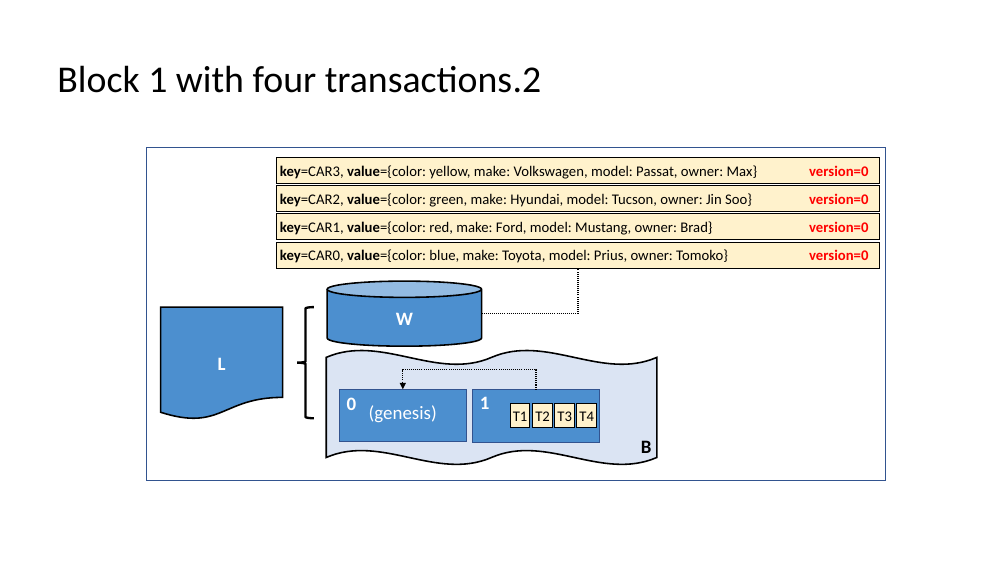
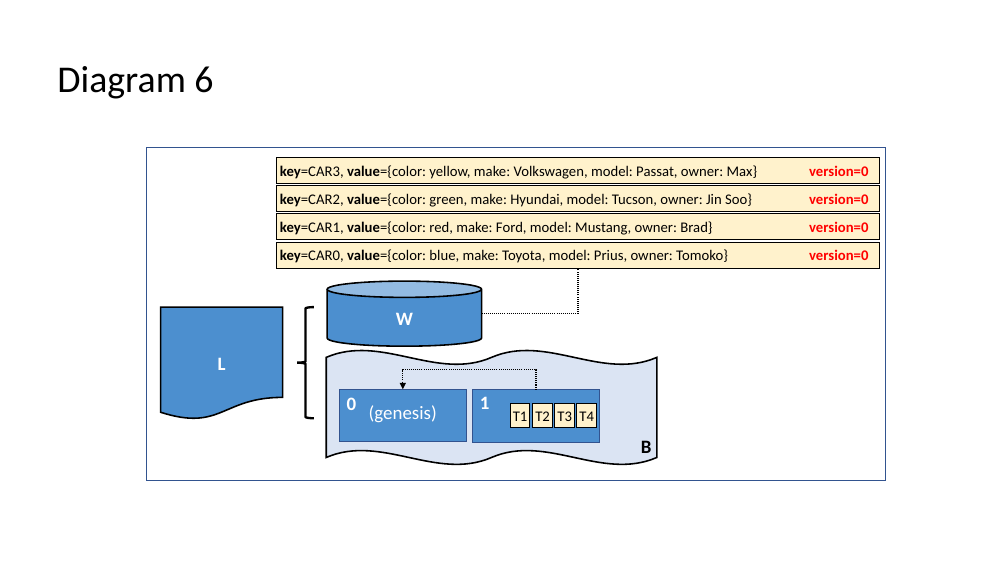
Before and after one commit to hyperledger/fabric, a slide deck: slide 8 of docs/source/diagrams/diagrams.pptx (slide 10 before the commit). Drawn at 1008x567 pixels with LibreOffice and Linux fonts; fonts in the diff are those of the drawing. Boxes give left, top, right and bottom in pixels: in the first picture for what was removed or moved away, otherwise in the second. Text is boxed around its words. In the diff, an @@ line names an element or a change of style, - is before the commit and + after.

Commit message:
FAB-9388: Blockchain Network concept topic
Added links to glossary terms.
Final edits in preparation for +2 review.

```diff
--- a/docs/source/diagrams/diagrams.pptx
+++ b/docs/source/diagrams/diagrams.pptx
@@ title at (x1=57, y1=66, x2=213, y2=99): text changed @@
-Block 1 with four transactions.2
+Diagram 6
```
Also in this commit, not shown: 5 other slides changed, 17 slides added, 19 slides removed, 17 other files.
